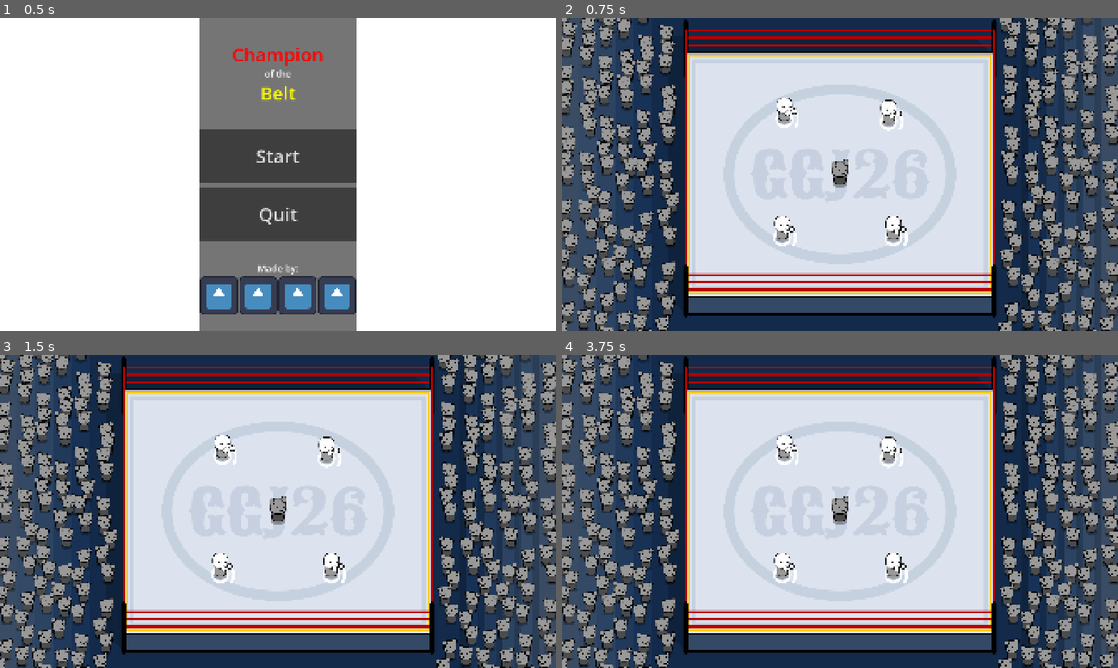
Above: before the commit, frames 1-4 (two rows, left to right).
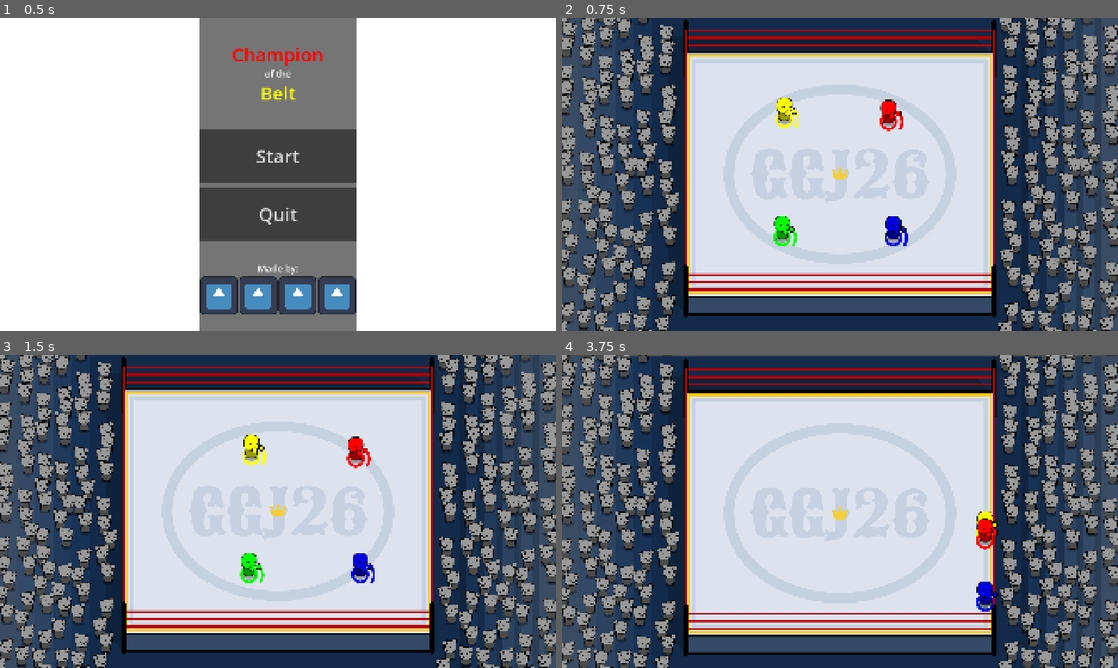
Above: after the commit, the same moments.

Repository: DeepRestGames/global-game-jam-2026
Game: Godot game, scene res://Scenes/main_menu.tscn
Same seed, same stepped clock (60 frames per second), same inputs: the game is played once before the commit and once after it. The engine's default icon, where the game draws it, is replaced by a stand-in: a white triangle on a blue panel in a dark square.
Inputs (mouse positions are in pixels of both pictures, inside the frame that each line leads up to):
- Up to frame 1 (0.5 s): no input
- Up to frame 2 (0.75 s): click "Start" at 0.5 s
- Up to frame 3 (1.5 s): tap Enter at 1.25 s; move the mouse to (400, 495) at 1.27 s; press the mouse at (400, 495) at 1.28 s; hold D (move_right) from 1.28 s (still down)
- Up to frame 4 (3.75 s): move the mouse to (728, 527) at 2.02 s; release D (move_right) at 2.03 s; release the mouse at (728, 527) at 2.03 s; hold S (move_down) 2.03-2.78 s; click (728, 527) at 2.1 s; move the mouse to (895, 442) at 2.77 s; press the mouse at (895, 442) at 2.78 s; hold D (move_right) 2.78-3.53 s; move the mouse to (812, 574) at 3.52 s; release the mouse at (812, 574) at 3.53 s; hold W (move_up) from 3.53 s (still down); click (812, 574) at 3.6 s

Frame 1 is identical in both runs. In frame 2, 1.2% of the frame differs, in the area x 38-63%, y 25-73%; in frame 3, 2.6%; in frame 4, 24%, in the area x 0-100%, y 0-100%.
Error before the commit: Parse Error: Could not parse global class "Player" from "res://scripts/player/player.gd". (res://scripts/game_managers/game_manager.gd:16)

Commit message:
cleanup after merge

Diff:
--- a/global-game-jam-2026/Scenes/game_scene.tscn
+++ b/global-game-jam-2026/Scenes/game_scene.tscn
@@ -1,14 +1,13 @@
 [gd_scene format=3 uid="uid://c631y1i5alxpx"]
 
+[ext_resource type="Script" uid="uid://cwe6mrae66wek" path="res://scripts/environment/game_scene.gd" id="1_2fmhe"]
 [ext_resource type="Script" uid="uid://co0xlb5mcbjqu" path="res://scripts/environment/camera.gd" id="1_b6fju"]
-[ext_resource type="Script" uid="uid://cwe6mrae66wek" path="res://scripts/game_scene.gd" id="1_rurhu"]
 [ext_resource type="Script" uid="uid://bk3s2boednv7" path="res://scripts/environment/ring.gd" id="1_x87qo"]
-[ext_resource type="Script" uid="uid://cwe6mrae66wek" path="res://scripts/environment/game_scene.gd" id="1_y3j0m"]
 [ext_resource type="Texture2D" uid="uid://dgog2ix0inyea" path="res://art/arena_background.png" id="3_bw6k5"]
-[ext_resource type="PackedScene" uid="uid://b36wdrqemc1e" path="res://scenes/player/player.tscn" id="3_ycayy"]
-[ext_resource type="PackedScene" uid="uid://daiealbrrehsm" path="res://scenes/belt/belt.tscn" id="5_y3j0m"]
-[ext_resource type="PackedScene" uid="uid://qmub7mce6o11" path="res://scenes/win_screen/win_screen.tscn" id="7_kk2rg"]
-[ext_resource type="PackedScene" uid="uid://c4wr0j51scdnn" path="res://scenes/background/audience_member.tscn" id="5_y3j0m"]
+[ext_resource type="PackedScene" uid="uid://b36wdrqemc1e" path="res://Scenes/player/player.tscn" id="3_ycayy"]
+[ext_resource type="PackedScene" uid="uid://c4wr0j51scdnn" path="res://Scenes/background/audience_member.tscn" id="5_y3j0m"]
+[ext_resource type="PackedScene" uid="uid://daiealbrrehsm" path="res://Scenes/belt/belt.tscn" id="7_7iton"]
+[ext_resource type="PackedScene" uid="uid://qmub7mce6o11" path="res://Scenes/win_screen/win_screen.tscn" id="7_kk2rg"]
 
 [sub_resource type="WorldBoundaryShape2D" id="WorldBoundaryShape2D_oqyrl"]
 
@@ -1413,7 +1412,7 @@
 player_name = "MASKALIENTE"
 player_num = 3
 
-[node name="Belt" parent="." unique_id=542052037 instance=ExtResource("5_y3j0m")]
+[node name="Belt" parent="." unique_id=542052037 instance=ExtResource("7_7iton")]
 visible = true
 is_active = true
 
--- a/global-game-jam-2026/Scenes/player/player.tscn
+++ b/global-game-jam-2026/Scenes/player/player.tscn
@@ -5,8 +5,7 @@
 [ext_resource type="Texture2D" uid="uid://byi1ojixdhjxs" path="res://art/player/base_character_sprite_sheet.png" id="2_lvxji"]
 [ext_resource type="Texture2D" uid="uid://daok2j868d14i" path="res://art/hand-fist-solid-full.svg" id="3_emvbc"]
 [ext_resource type="Texture2D" uid="uid://caslbj3lm1u2u" path="res://art/x-solid-full.svg" id="4_lvxji"]
-[ext_resource type="Script" uid="uid://d2vtqr1hey1gl" path="res://scripts/player/player_animation.gd" id="5_p47bc"]
-[ext_resource type="PackedScene" uid="uid://ha6xmy26ea2q" path="res://scenes/knockout_minigame/knockout_minigame.tscn" id="5_p47bc"]
+[ext_resource type="PackedScene" uid="uid://ha6xmy26ea2q" path="res://Scenes/knockout_minigame/knockout_minigame.tscn" id="5_p47bc"]
 
 [sub_resource type="CapsuleShape2D" id="CapsuleShape2D_fcb3x"]
 radius = 27.0
@@ -637,7 +636,7 @@
 &"recovered_right": SubResource("Animation_p47bc")
 }
 
-[node name="Player" type="CharacterBody2D" unique_id=881583183 groups=["Player"] groups=["Player"]]
+[node name="Player" type="CharacterBody2D" unique_id=881583183 groups=["Player"]]
 process_mode = 1
 collision_mask = 2
 motion_mode = 1
@@ -695,7 +694,6 @@
 offset_bottom = -68.0
 
 [node name="PlayerAnimation" type="Node2D" parent="." unique_id=1185091264]
-script = ExtResource("5_p47bc")
 
 [node name="AnimationPlayer" type="AnimationPlayer" parent="PlayerAnimation" unique_id=1064241945]
 root_node = NodePath("../..")
--- a/global-game-jam-2026/scripts/environment/game_scene.gd
+++ b/global-game-jam-2026/scripts/environment/game_scene.gd
@@ -31,8 +31,8 @@
 #region Event Methods
 func _ready() -> void:
 	GameManager.register_player_signals()
+	CrowdManager.setup_players()
 	players.append_array(find_children("*", "Player", false))
-
 	for player in players:
 		player.knocked_back.connect(_on_player_knocked_back)
 #endregion
--- a/global-game-jam-2026/scripts/game_scene.gd
+++ /dev/null
@@ -1,28 +0,0 @@
-class_name GameScene
-extends Node2D
-
-#region Signals
-#endregion
-#region Enums
-#endregion
-#region Constants
-#endregion
-#region Static Variables
-#endregion
-#region @export Variables
-#endregion
-#region Regular Variables
-#endregion
-#region @onready Variables
-#endregion
-
-#region Event Methods
-#endregion
-#region Signal Handlers
-#endregion
-#region Regular Methods
-
-func _ready() -> void:
-	CrowdManager.setup_players()
-
-#endregion
--- a/global-game-jam-2026/scripts/player/player.gd
+++ b/global-game-jam-2026/scripts/player/player.gd
@@ -39,8 +39,8 @@
 #endregion
 #region Regular Variables
 var _is_input_active: bool = true
-var _is_stunned = false:
-var _is_knocked_out = false:
+var _is_stunned = false
+var _is_knocked_out = false
 var _knockback_force = Vector2.ZERO
 var _is_boss = false
 #endregion
Not shown: 1 places in global-game-jam-2026/Scenes/game_scene.tscn that only renumber resources
Not shown, removed: global-game-jam-2026/scripts/game_scene.gd.uid
